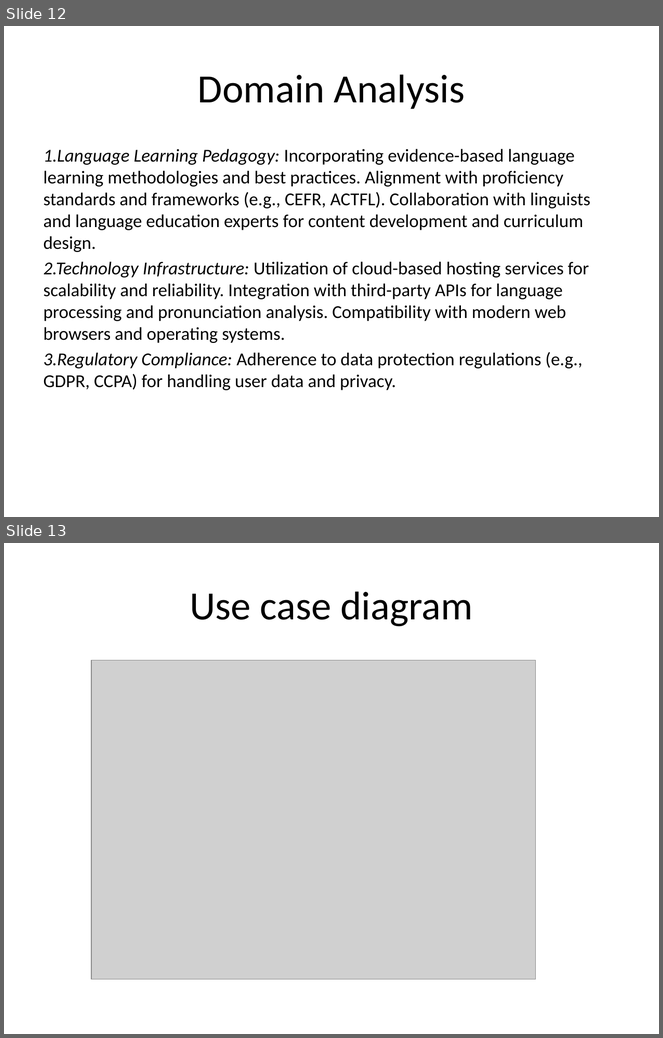
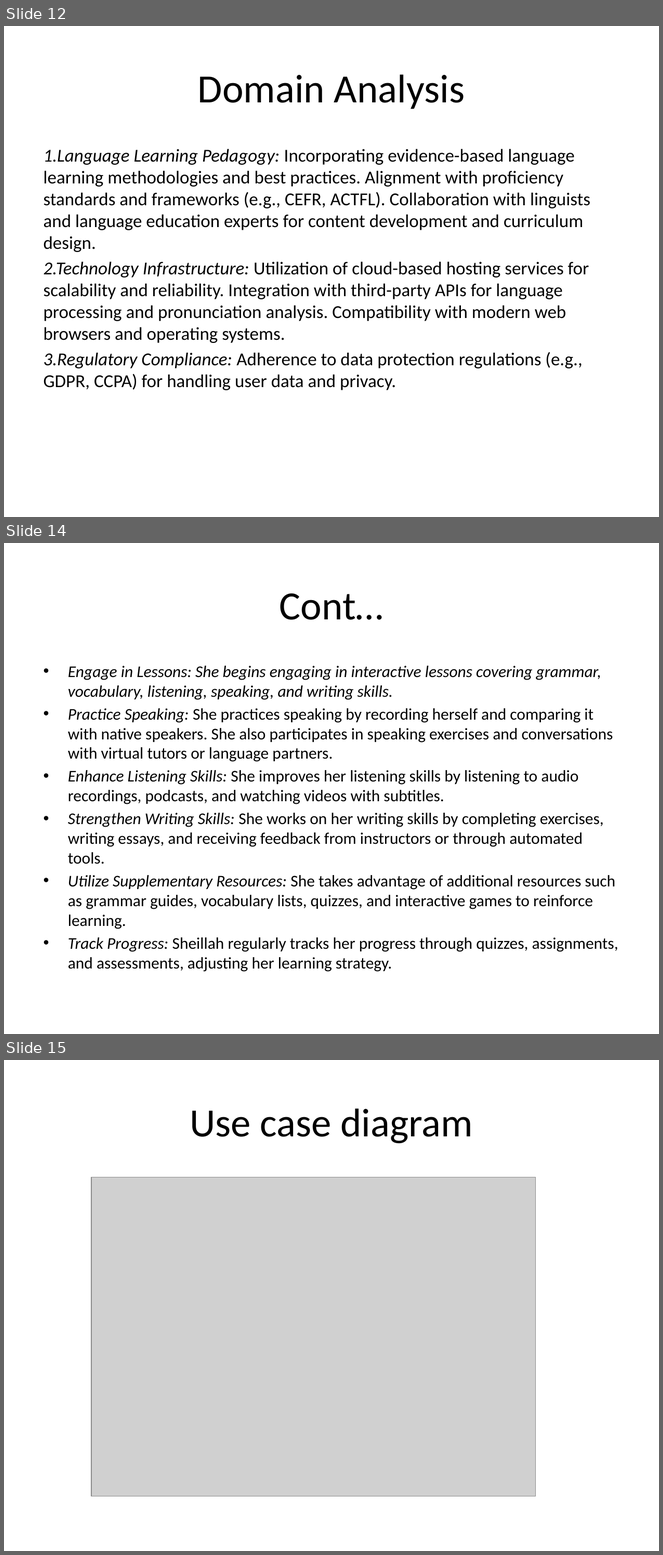
Before and after one commit to VictorMK22/PixelPioneers, a slide deck: Presentation1.pptx. Shown one above the other, each under a label of ours: slides 12 and 13 before the commit, slides 12, 14 and 15 after it; the slides between them are not shown. The pictures are 663x1038 and 663x1555 pixels, drawn with LibreOffice and Linux fonts; fonts in the diff are those of the drawing; grey boxes stand for pictures. Boxes give left, top, right and bottom in pixels: in the first picture for what was removed or moved away, otherwise in the second. Text is boxed around its words. In the diff, an @@ line names an element or a change of style, - is before the commit and + after.

Commit message:
Updated Presentation

```diff
--- a/Presentation1.pptx
+++ b/Presentation1.pptx
@@ slide 14 added at <box>4,543,659,1034</box>, background #FFFFFF @@
@@ title added at <box>280,593,384,620</box>, 44 pt, text #000000 @@
+Cont…
@@ text added at <box>68,666,619,972</box>, 18 pt, text #000000 @@
+• Engage in Lessons: She begins engaging in interactive lessons covering grammar, vocabulary, listening, speaking, and writing skills.
+• Practice Speaking: She practices speaking by recording herself and comparing it with native speakers. She also participates in speaking exercises and conversations with virtual tutors or language partners.
+• Enhance Listening Skills: She improves her listening skills by listening to audio recordings, podcasts, and watching videos with subtitles.
+• Strengthen Writing Skills: She works on her writing skills by completing exercises, writing essays, and receiving feedback from instructors or through automated tools.
+• Utilize Supplementary Resources: She takes advantage of additional resources such as grammar guides, vocabulary lists, quizzes, and interactive games to reinforce learning.
+• Track Progress: Sheillah regularly tracks her progress through quizzes, assignments, and assessments, adjusting her learning strategy.
@@ what was slide 13 is now slide 15 @@
```
Also in this commit, not shown: 1 other slide added.
